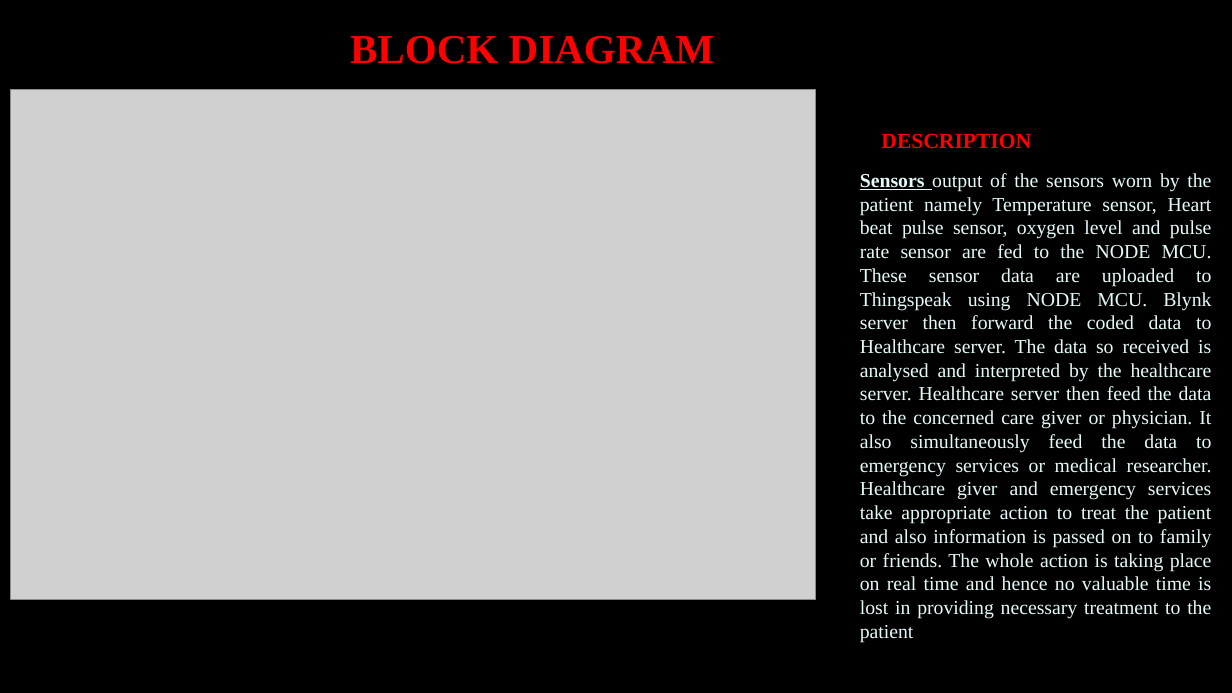
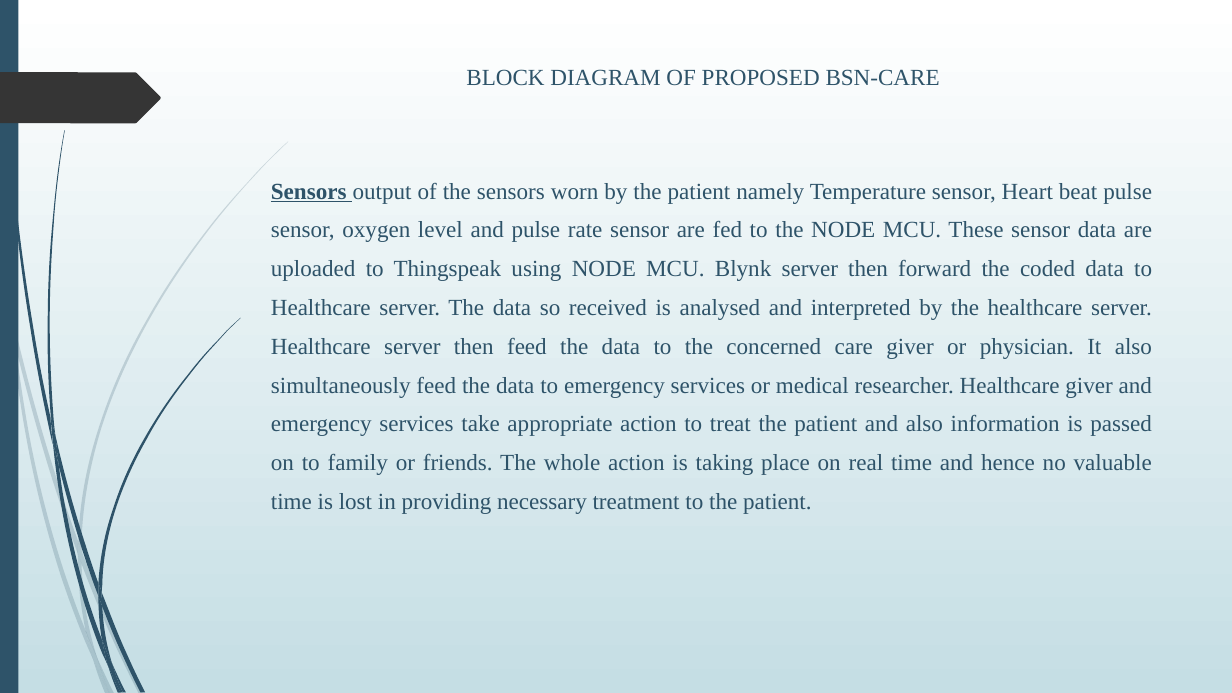
Before and after one commit to Lekshmisr95/body-sensor-network, a slide deck: slide 18 of PPT.pptx (slide 12 before the commit). Drawn at 1232x693 pixels with LibreOffice and Linux fonts; fonts in the diff are those of the drawing; grey boxes stand for pictures; background and template pictures are left out. Boxes give left, top, right and bottom in pixels: in the first picture for what was removed or moved away, otherwise in the second. Text is boxed around its words. In the diff, an @@ line names an element or a change of style, - is before the commit and + after.

```diff
--- a/PPT.pptx
+++ b/PPT.pptx
@@ background picture (left out) to gradient #FFFFFF to #C5DEE5 @@
@@ rectangle added at bbox=[0, 0, 18, 693], fill #2E5369 @@
@@ title removed at bbox=[350, 35, 714, 64] @@
-BLOCK DIAGRAM
@@ freeform shape added at bbox=[0, 72, 161, 123], fill #353535 @@
@@ text at bbox=[271, 69, 1152, 514]: text changed; size 15.4 to 18 pt; text colour #E4F9F9 to #2E5369 @@
-DESCRIPTION
-Sensors output of the sensors worn by the patient namely Temperature sensor, Heart beat pulse sensor, oxygen level and pulse rate sensor are fed to the NODE MCU. These sensor data are uploaded to Thingspeak using NODE MCU. Blynk server then forward the coded data to Healthcare server. The data so received is analysed and interpreted by the healthcare server. Healthcare server then feed the data to the concerned care giver or physician. It also simultaneously feed the data to emergency services or medical researcher. Healthcare giver and emergency services take appropriate action to treat the patient and also information is passed on to family or friends. The whole action is taking place on real time and hence no valuable time is lost in providing necessary treatment to the patient
+BLOCK DIAGRAM OF PROPOSED BSN-CARE
+Sensors output of the sensors worn by the patient namely Temperature sensor, Heart beat pulse sensor, oxygen level and pulse rate sensor are fed to the NODE MCU. These sensor data are uploaded to Thingspeak using NODE MCU. Blynk server then forward the coded data to Healthcare server. The data so received is analysed and interpreted by the healthcare server. Healthcare server then feed the data to the concerned care giver or physician. It also simultaneously feed the data to emergency services or medical researcher. Healthcare giver and emergency services take appropriate action to treat the patient and also information is passed on to family or friends. The whole action is taking place on real time and hence no valuable time is lost in providing necessary treatment to the patient.
@@ picture removed at bbox=[11, 90, 815, 600] @@
@@ group added at bbox=[0, 141, 288, 693]: 10 freeform shapes @@
@@ group added at bbox=[3, 0, 240, 693]: 12 freeform shapes @@
```
Also in this commit, not shown: 13 other slides changed, 9 slides added, 4 slides removed, 6 other files.
